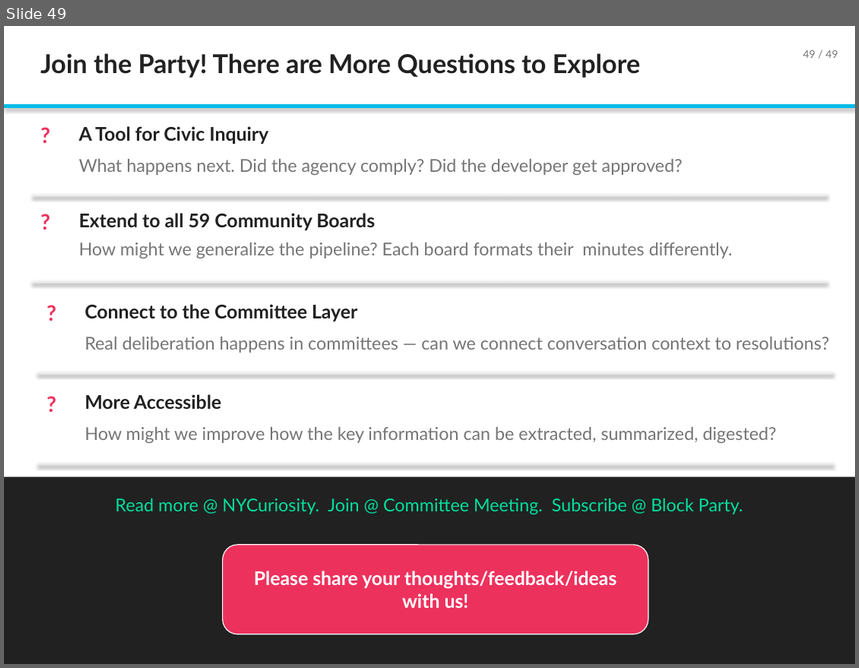
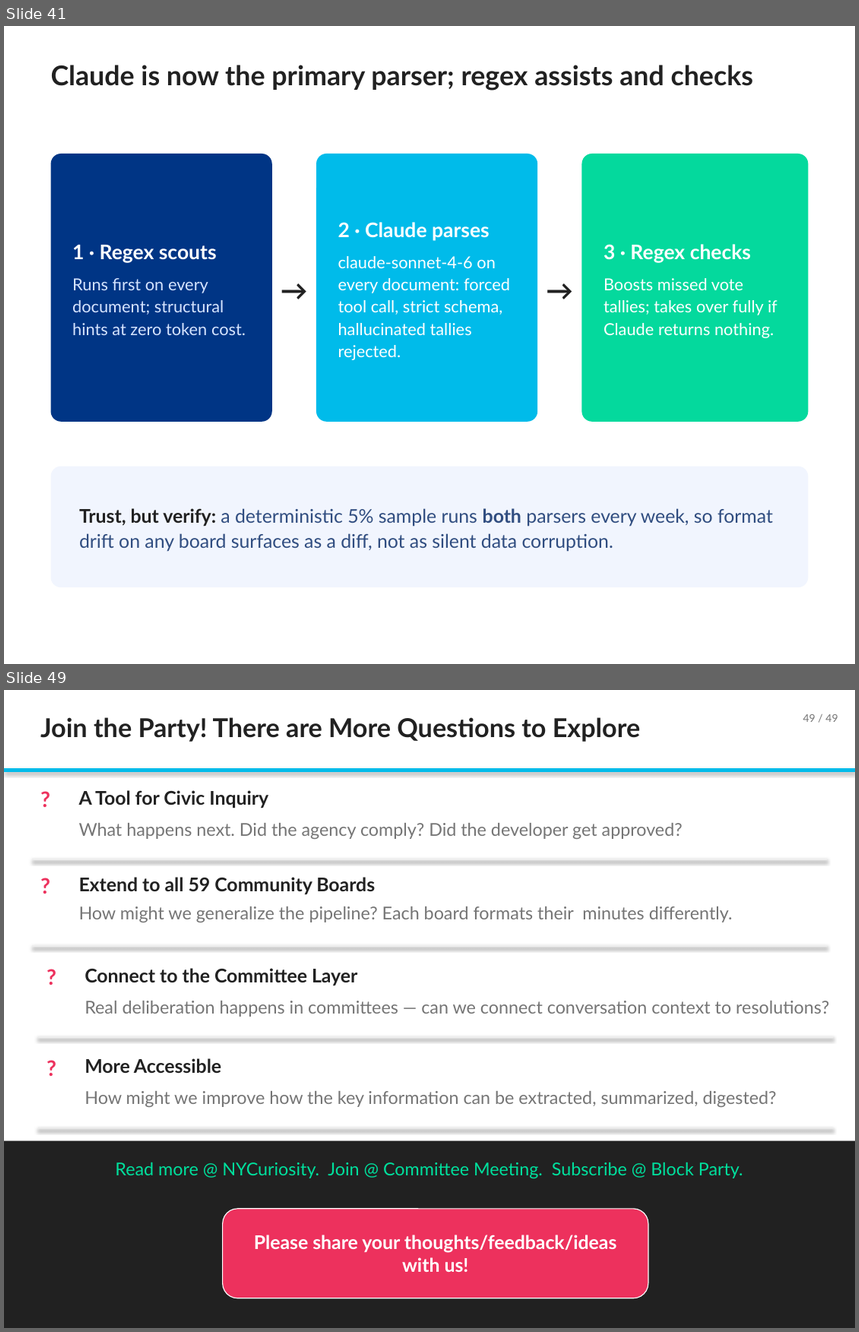
Before and after one commit to TalR24/nycur-data-website, a slide deck: cb-resolutions/block_party_july2026/Building_an_AI_Knowledge_Base_for_NYC_Community_Boards_July2026.pptx. Shown one above the other, each under a label of ours: slide 49 before the commit, slides 41 and 49 after it; the slides between them are not shown. The pictures are 859x668 and 859x1332 pixels, drawn with LibreOffice and Linux fonts; fonts in the diff are those of the drawing. Boxes give left, top, right and bottom in pixels: in the first picture for what was removed or moved away, otherwise in the second. Text is boxed around its words. In the diff, an @@ line names an element or a change of style, - is before the commit and + after.

```diff
--- a/cb-resolutions/block_party_july2026/Building_an_AI_Knowledge_Base_for_NYC_Community_Boards_July2026.pptx
+++ b/cb-resolutions/block_party_july2026/Building_an_AI_Knowledge_Base_for_NYC_Community_Boards_July2026.pptx
@@ slide 41 added at box(4, 26, 855, 664), background #FFFFFF @@
@@ text added at box(51, 65, 754, 91), 23 pt, text #212121, bold @@
+Claude is now the primary parser; regex assists and checks
@@ rounded rectangle added at box(51, 154, 272, 422), fill #003585, 14 pt, text #D6E4FF @@
+1 · Regex scouts
+Runs first on every document; structural hints at zero token cost.
@@ rounded rectangle added at box(316, 154, 538, 422), fill #00BBEA, 14 pt, text #FFFFFF @@
+2 · Claude parses
+claude-sonnet-4-6 on every document: forced tool call, strict schema, hallucinated tallies rejected.
@@ rounded rectangle added at box(582, 154, 808, 422), fill #04D99D, 14 pt, text #FFFFFF @@
+3 · Regex checks
+Boosts missed vote tallies; takes over fully if Claude returns nothing.
@@ text added at box(279, 256, 310, 319), 23 pt, text #212121, bold @@
+→
@@ text added at box(544, 256, 576, 319), 23 pt, text #212121, bold @@
+→
@@ rounded rectangle added at box(51, 466, 808, 588), fill #F1F5FE, 16 pt, text #304D80 @@
+Trust, but verify: a deterministic 5% sample runs both parsers every week, so format drift on any board surfaces as a diff, not as silent data corruption.
```
Also in this commit, not shown: 11 other slides added, 12 slides removed.
